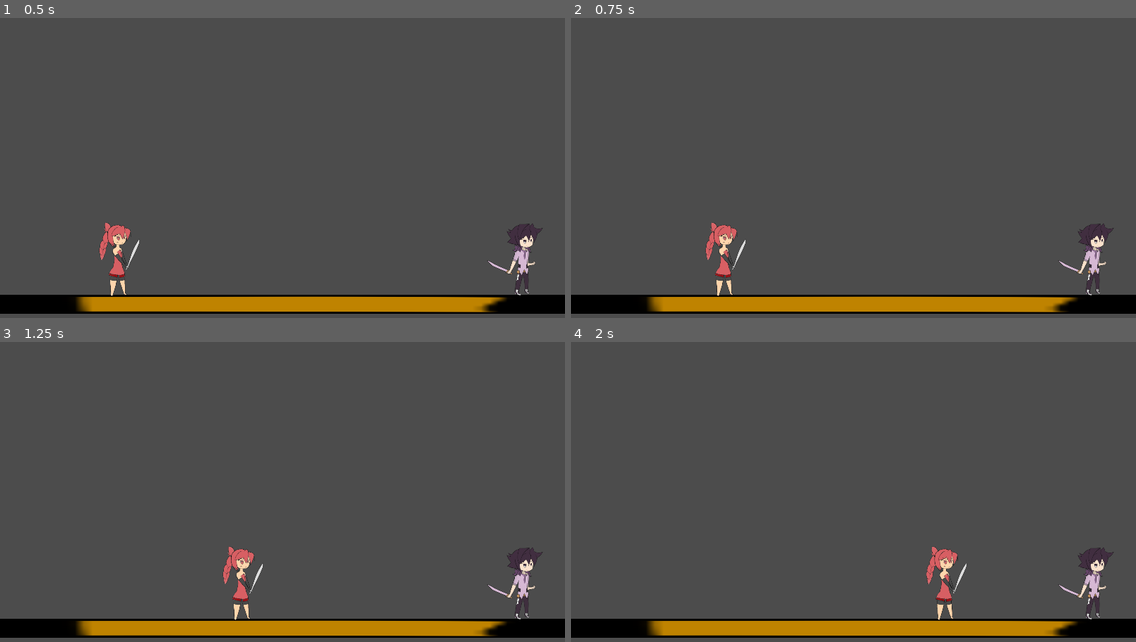
Above: before the commit, frames 1-4 (two rows, left to right).
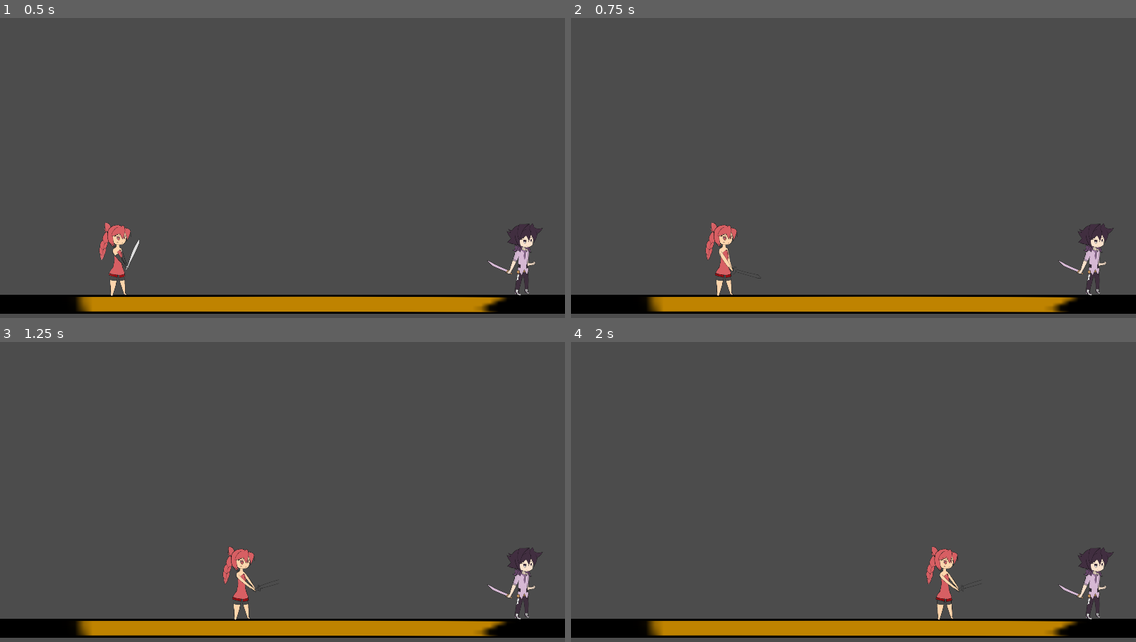
Above: after the commit, the same moments.

Repository: BeatMil/BigChase
Game: Godot game, scene res://scene/test_ground.tscn
Same seed, same stepped clock (60 frames per second), same inputs: the game is played once before the commit and once after it.
Inputs:
- Up to frame 1 (0.5 s): no input
- Up to frame 2 (0.75 s): tap Enter (ui_accept) at 0.5, 0.6 s; hold Right (ui_right) from 0.53 s (still down)
- Up to frame 3 (1.25 s): keep holding Right (ui_right); tap Enter (ui_accept) at 0.77, 1.07 s
- Up to frame 4 (2 s): keep holding Right (ui_right); tap Enter (ui_accept) at 1.35, 1.52, 1.82 s

Frame 1 is identical in both runs. In frame 2, 0.1% of the frame differs, in the area x 24-34%, y 69-87%; in frame 3, 0.1%; in frame 4, 0.1%.

Commit message:
Add Elesis normal attack Sprites

Diff:
--- a/prefabs/player.tscn
+++ b/prefabs/player.tscn
@@ -1,19 +1,37 @@
-[gd_scene load_steps=4 format=2]
+[gd_scene load_steps=11 format=2]
 
 [ext_resource path="res://sai/elesis/elesis.png" type="Texture" id=1]
 [ext_resource path="res://script/elesis.gd" type="Script" id=2]
+[ext_resource path="res://sai/elesis/normal_attack01/elesis_normal_attack03.png" type="Texture" id=3]
+[ext_resource path="res://sai/elesis/normal_attack01/elesis_normal_attack02.png" type="Texture" id=4]
+[ext_resource path="res://sai/elesis/normal_attack01/elesis_normal_attack01.png" type="Texture" id=5]
+[ext_resource path="res://sai/elesis/normal_attack01/elesis_normal_attack05.png" type="Texture" id=6]
+[ext_resource path="res://sai/elesis/normal_attack01/elesis_normal_attack04.png" type="Texture" id=7]
 
 [sub_resource type="RectangleShape2D" id=1]
 extents = Vector2( 32, 120 )
+
+[sub_resource type="Animation" id=2]
+resource_name = "idle"
+
+[sub_resource type="SpriteFrames" id=3]
+animations = [ {
+"frames": [ ExtResource( 1 ) ],
+"loop": false,
+"name": "idle",
+"speed": 1.0
+}, {
+"frames": [ ExtResource( 5 ), ExtResource( 4 ), ExtResource( 3 ), ExtResource( 7 ), ExtResource( 6 ) ],
+"loop": false,
+"name": "attack01",
+"speed": 20.0
+} ]
 
 [node name="KinematicBody2D" type="KinematicBody2D"]
 script = ExtResource( 2 )
 
 [node name="CollisionShape2D" type="CollisionShape2D" parent="."]
 shape = SubResource( 1 )
-
-[node name="Sprite" type="Sprite" parent="."]
-texture = ExtResource( 1 )
 
 [node name="dash_length_timer" type="Timer" parent="."]
 wait_time = 0.1
@@ -27,6 +45,14 @@
 wait_time = 0.3
 one_shot = true
 
+[node name="AnimationPlayer" type="AnimationPlayer" parent="."]
+anims/idle = SubResource( 2 )
+
+[node name="Sprite" type="AnimatedSprite" parent="."]
+frames = SubResource( 3 )
+animation = "idle"
+
 [connection signal="timeout" from="dash_length_timer" to="." method="_on_dash_length_timer_timeout"]
 [connection signal="timeout" from="dash_trigger_right_timer" to="." method="_on_dash_trigger_right_timer_timeout"]
 [connection signal="timeout" from="dash_trigger_left_timer" to="." method="_on_dash_trigger_left_timer_timeout"]
+[connection signal="animation_finished" from="Sprite" to="." method="_on_Sprite_animation_finished"]
--- a/script/elesis.gd
+++ b/script/elesis.gd
@@ -27,6 +27,9 @@
 
 
 func _physics_process(_delta):
+	if Input.is_action_just_pressed("ui_accept"):
+		$Sprite.play("attack01")
+
 	if Input.is_action_pressed("ui_up"):
 		if is_on_floor():
 			motion.y -= JUMP_POWER
@@ -103,3 +106,12 @@
 	is_dashing_right = false
 	is_dashing_left = false
 	is_running = true
+
+
+func _on_Sprite_animation_finished():
+	var animation = $Sprite.animation
+	if animation == "attack01":
+		$Sprite.play("idle")
+
+	if animation == "idle":
+		$Sprite.stop()
Binary file added: sai/elesis/normal_attack01/elesis_normal_attack01.png
Not shown, added: sai/elesis/normal_attack01/elesis_normal_attack01.png.import
Binary file added: sai/elesis/normal_attack01/elesis_normal_attack02.png
Not shown, added: sai/elesis/normal_attack01/elesis_normal_attack02.png.import
Binary file added: sai/elesis/normal_attack01/elesis_normal_attack03.png
Not shown, added: sai/elesis/normal_attack01/elesis_normal_attack03.png.import
Binary file added: sai/elesis/normal_attack01/elesis_normal_attack04.png
Not shown, added: sai/elesis/normal_attack01/elesis_normal_attack04.png.import
Binary file added: sai/elesis/normal_attack01/elesis_normal_attack05.png
Not shown, added: sai/elesis/normal_attack01/elesis_normal_attack05.png.import
Not shown, changed: .gitignore
Not shown, added: sai/elesis/normal_attack01/elesis_normal_attacks.sai2
(and 4 more such lines)
